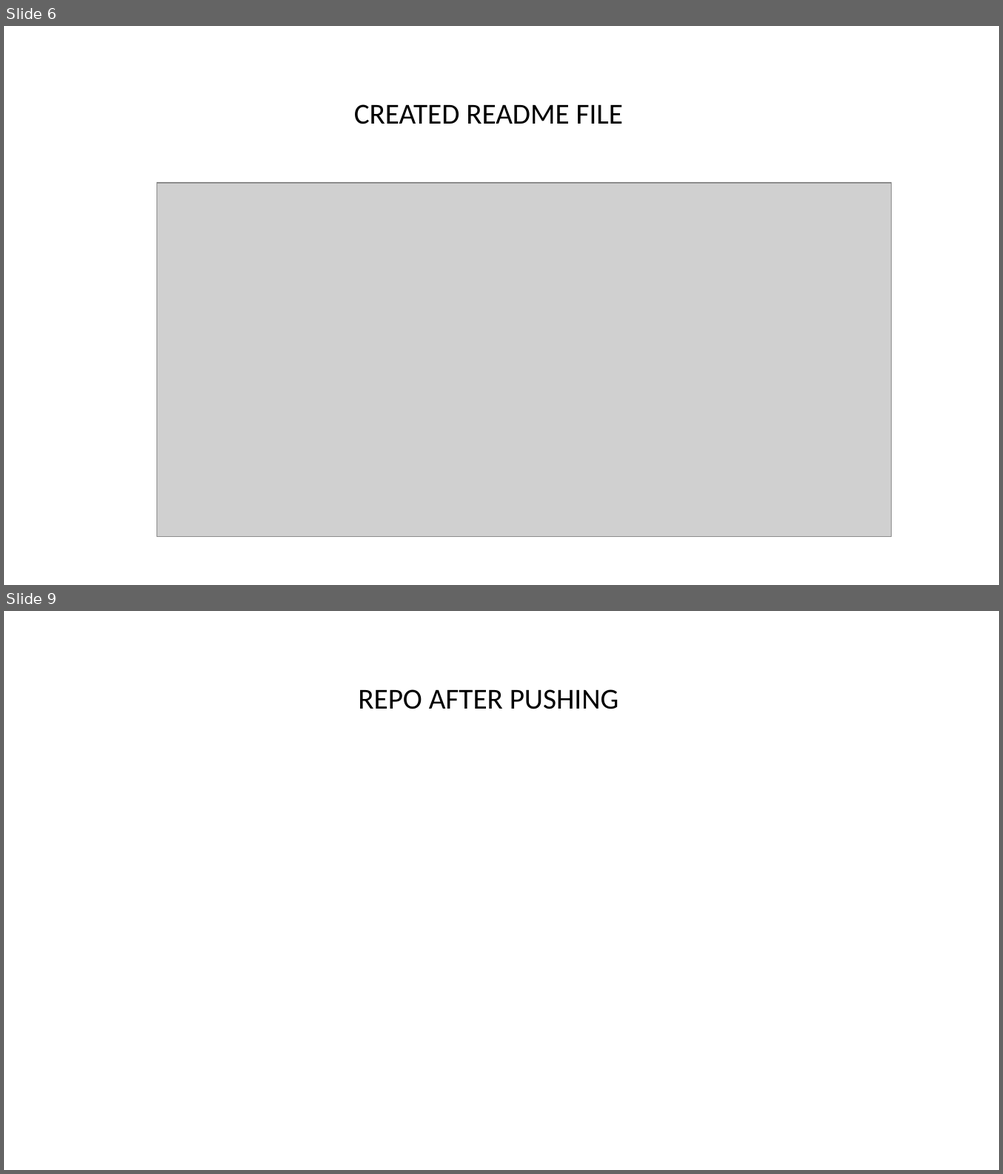
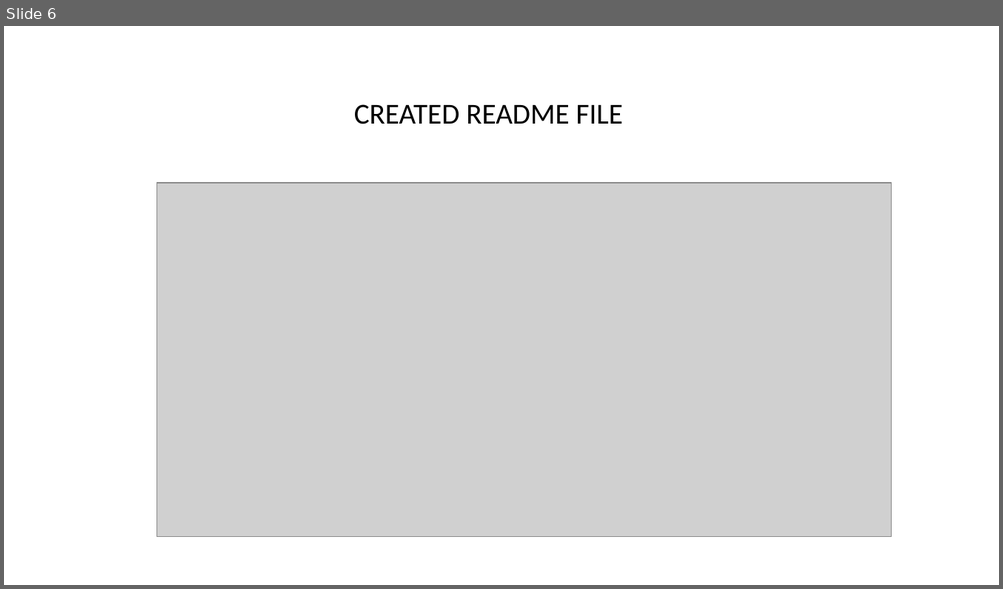
Before and after one commit to VISHALKRISHH/TO-DO-LIST, a slide deck: TASK.pptx. Shown one above the other, each under a label of ours: slides 6 and 9 before the commit, slide 6 after it; the slides between them are not shown. The pictures are 1003x1174 and 1003x589 pixels, drawn with LibreOffice and Linux fonts; fonts in the diff are those of the drawing; grey boxes stand for pictures. Boxes give left, top, right and bottom in pixels: in the first picture for what was removed or moved away, otherwise in the second. Text is boxed around its words. In the diff, an @@ line names an element or a change of style, - is before the commit and + after.

```diff
--- a/TASK.pptx
+++ b/TASK.pptx
@@ slide 9 removed at box(4, 611, 999, 1170), background #FFFFFF @@
@@ title removed at box(358, 689, 619, 709) @@
-REPO AFTER PUSHING
```
Also in this commit, not shown: 1 slide changed, 4 slides added, 3 other slides removed.
